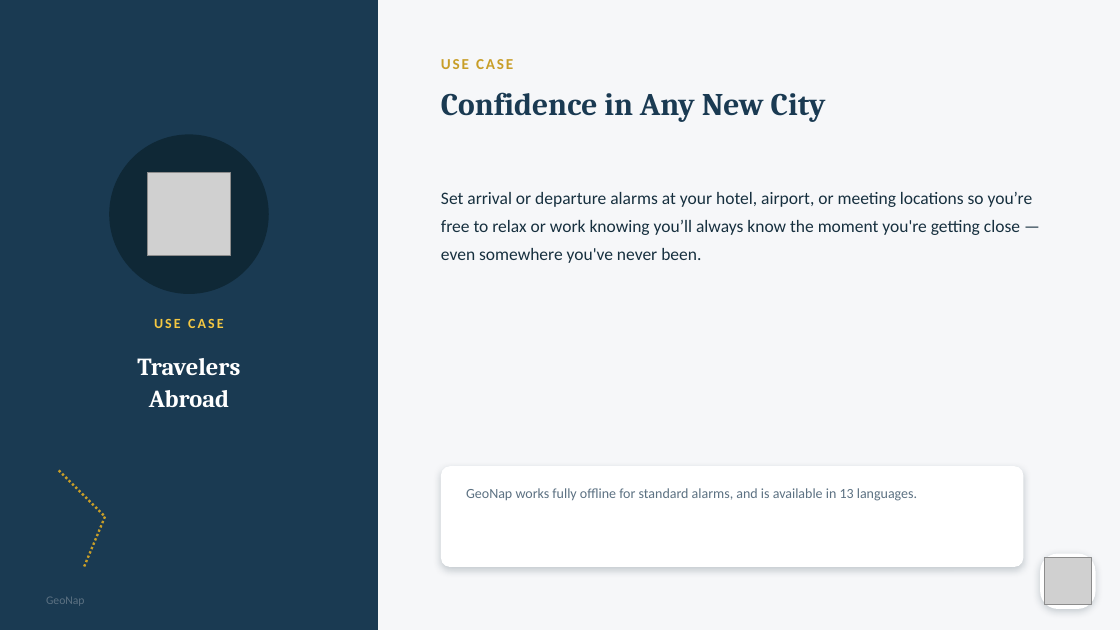
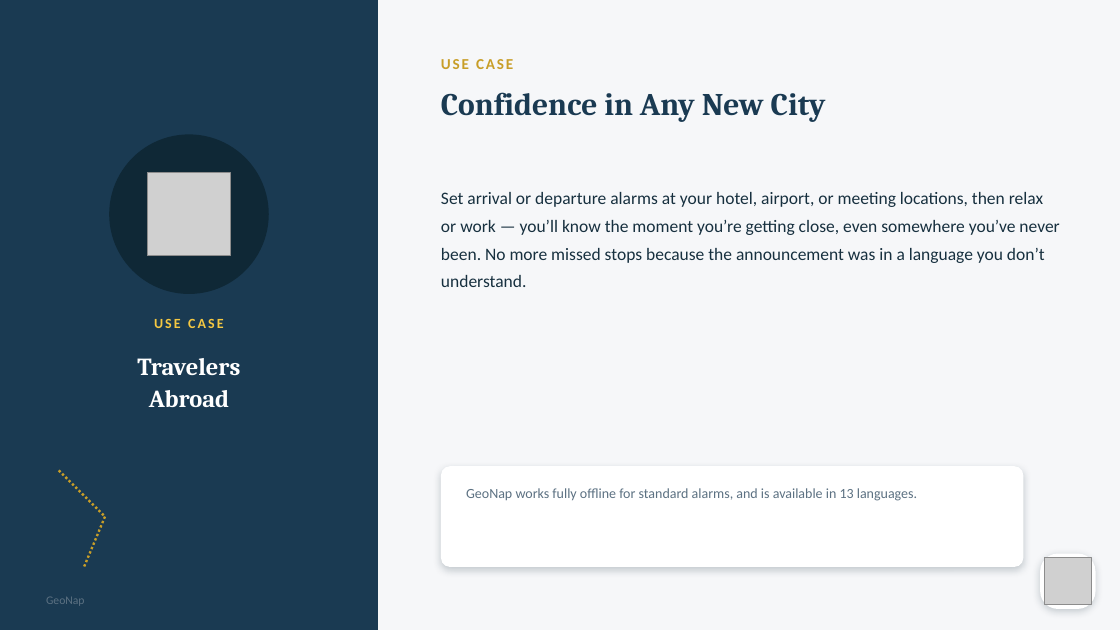
Before and after one commit to rmbartis/GeoNap, a slide deck: slide 11 of docs/GeoNap Presentations/GeoNap_Marketing_Deck.pptx. Drawn at 1120x630 pixels with LibreOffice and Linux fonts; fonts in the diff are those of the drawing; grey boxes stand for pictures. Boxes give left, top, right and bottom in pixels: in the first picture for what was removed or moved away, otherwise in the second. Text is boxed around its words. In the diff, an @@ line names an element or a change of style, - is before the commit and + after.

```diff
--- a/docs/GeoNap Presentations/GeoNap_Marketing_Deck.pptx
+++ b/docs/GeoNap Presentations/GeoNap_Marketing_Deck.pptx
@@ text at (441,192,1059,263): text changed @@
-Set arrival or departure alarms at your hotel, airport, or meeting locations so you’re free to relax or work knowing you’ll always know the moment you're getting close — even somewhere you've never been.
+Set arrival or departure alarms at your hotel, airport, or meeting locations, then relax or work — you’ll know the moment you’re getting close, even somewhere you’ve never been. No more missed stops because the announcement was in a language you don’t understand.
```
Also in this commit, not shown: 5 other slides changed.
